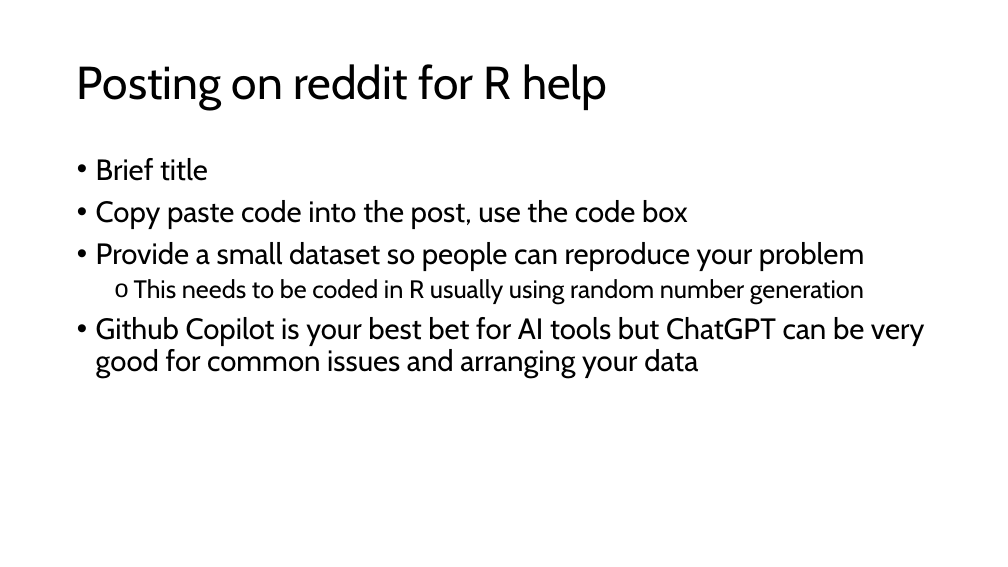
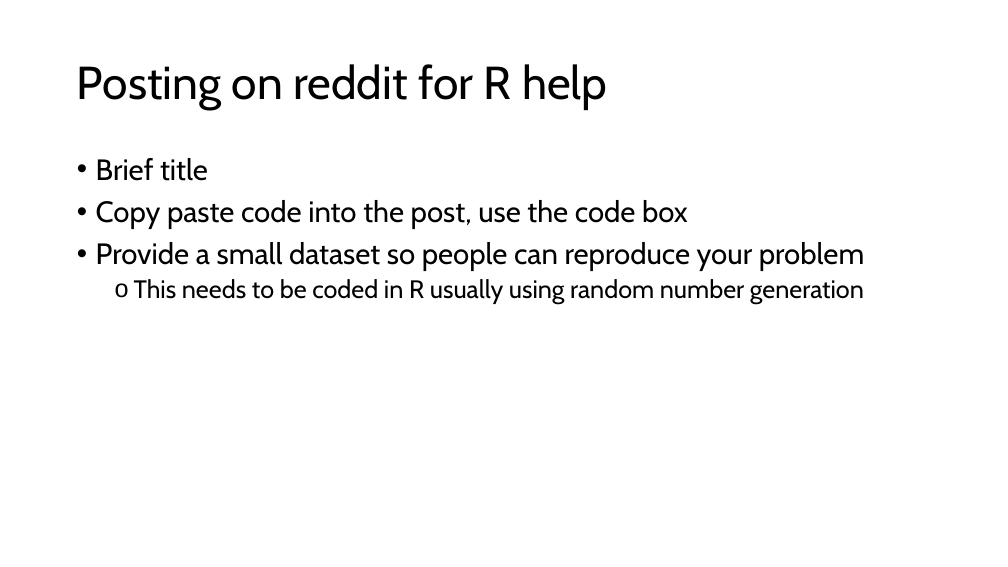
Before and after one commit to HTS-dev96/Pragmatic-R-and-Stats, a slide deck: slide 38 of Pratical Approach to stats and R.pptx (slide 35 before the commit). Drawn at 1008x567 pixels with LibreOffice and Linux fonts; fonts in the diff are those of the drawing. Boxes give left, top, right and bottom in pixels: in the first picture for what was removed or moved away, otherwise in the second. Text is boxed around its words. In the diff, an @@ line names an element or a change of style, - is before the commit and + after.

```diff
--- a/Pratical Approach to stats and R.pptx
+++ b/Pratical Approach to stats and R.pptx
@@ text at [96, 317, 924, 378]: paragraph removed @@
-• Github Copilot is your best bet for AI tools but ChatGPT can be very good for common issues and arranging your data
```
Also in this commit, not shown: 5 other slides changed, 2 slides added.
